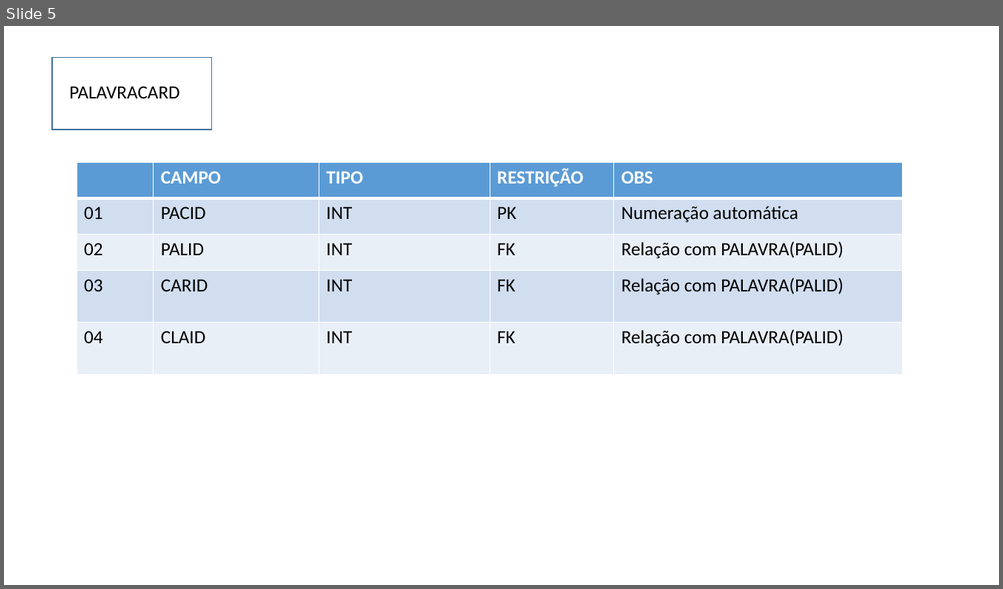
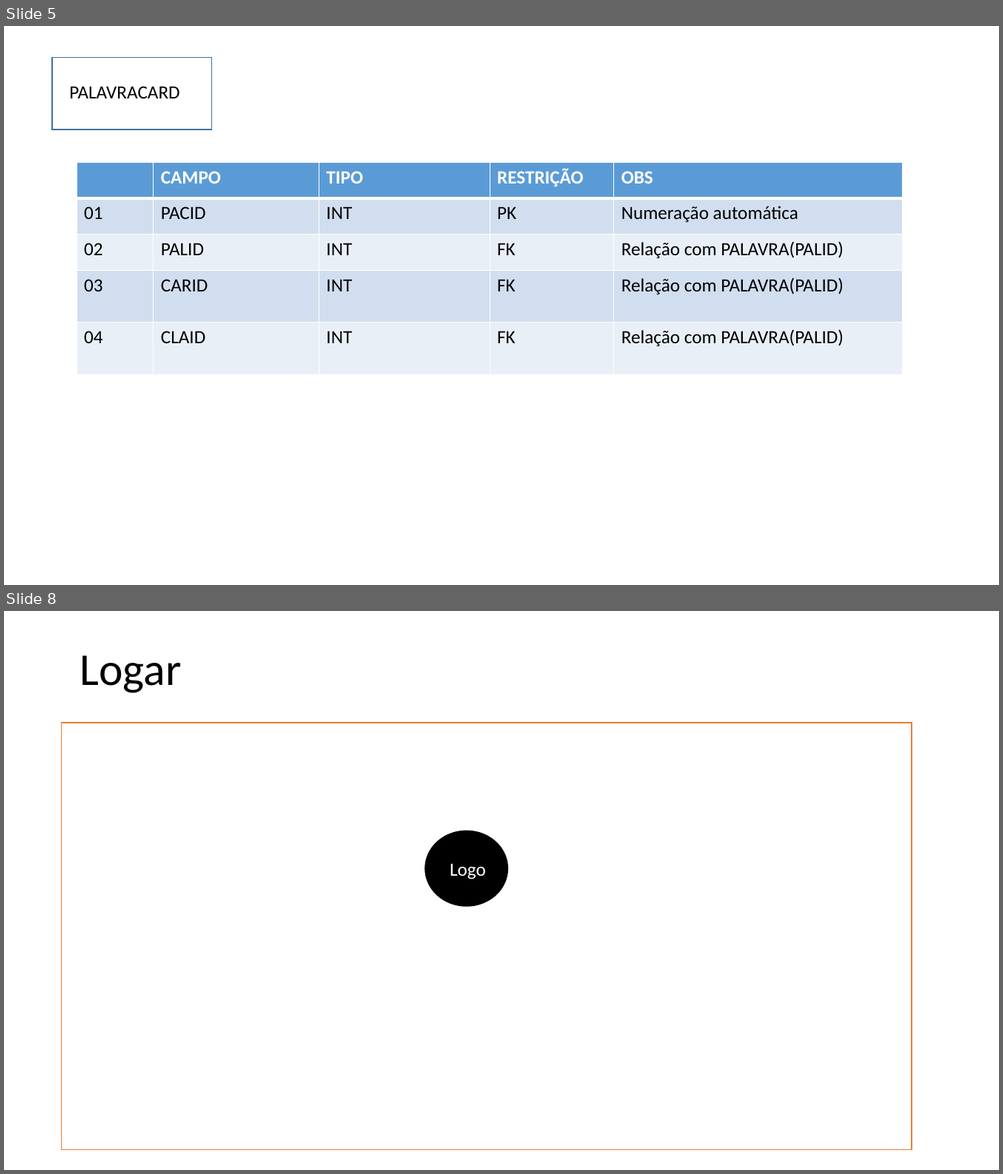
Before and after one commit to RaissaBarbs/leituraLeve, a slide deck: documentação/BookCardDocumentação.pptx. Shown one above the other, each under a label of ours: slide 5 before the commit, slides 5 and 8 after it; the slides between them are not shown. The pictures are 1003x589 and 1003x1174 pixels, drawn with LibreOffice and Linux fonts; fonts in the diff are those of the drawing. Boxes give left, top, right and bottom in pixels: in the first picture for what was removed or moved away, otherwise in the second. Text is boxed around its words. In the diff, an @@ line names an element or a change of style, - is before the commit and + after.

```diff
--- a/documentação/BookCardDocumentação.pptx
+++ b/documentação/BookCardDocumentação.pptx
@@ slide 8 added at [4,611,999,1170], background #FFFFFF @@
@@ title added at [79,655,181,693], 44 pt, text #000000 @@
+Logar
@@ rectangle added at [62,723,911,1150], outline #ED7D31 1 pt @@
@@ ellipse added at [425,831,508,906], fill #000000, outline #000000 1 pt @@
@@ text added at [449,863,486,880], 18 pt, text #FFFFFF @@
+Logo
```
Also in this commit, not shown: 1 slide changed, 3 other slides added, 3 other files.
